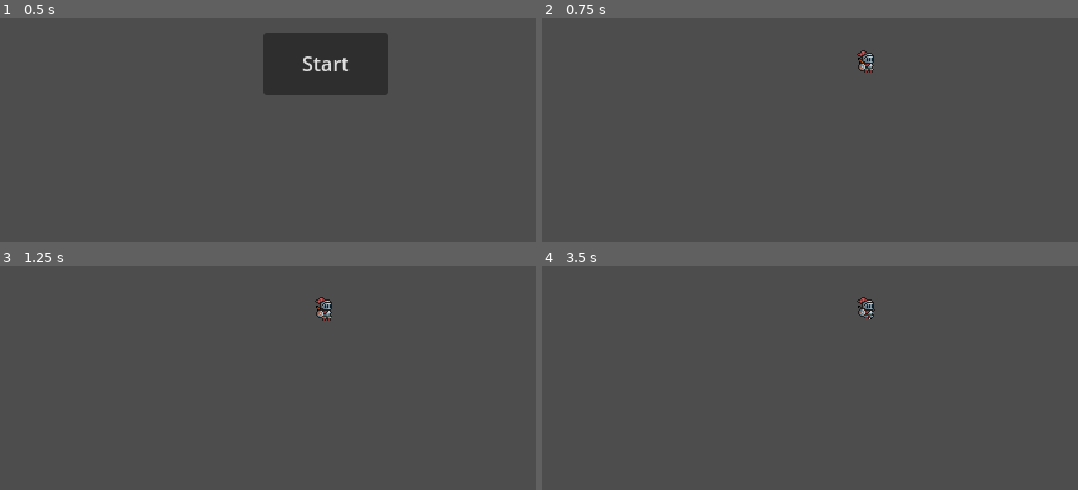
Above: before the commit, frames 1-4 (two rows, left to right).
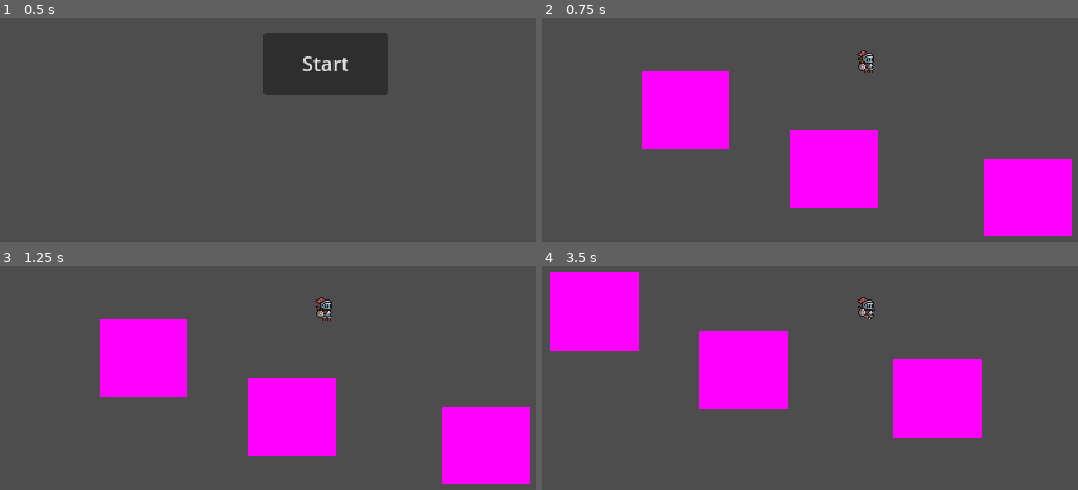
Above: after the commit, the same moments.

Repository: banbaban43/project-rpg
Game: Godot game, scene res://Scenes/main_menu.tscn
Two runs of this game, one before a commit and one after it. Both use one fixed random seed, a clock stepped at 60 frames per second and the inputs below.
Inputs (mouse positions are in pixels of both pictures, inside the frame that each line leads up to):
- Up to frame 1 (0.5 s): no input
- Up to frame 2 (0.75 s): click "Start" at 0.5 s
- Up to frame 3 (1.25 s): no input
- Up to frame 4 (3.5 s): tap Enter at 1.25 s; move the mouse to (1045, 288) at 1.27 s; press the mouse at (1045, 288) at 1.28 s; hold D (move_right) 1.28-2.03 s; move the mouse to (708, 335) at 2.02 s; release the mouse at (708, 335) at 2.03 s; hold S (move_down) 2.03-2.78 s; click (708, 335) at 2.1 s; move the mouse to (outside the picture) at 2.77 s; press the mouse at (outside the picture) at 2.78 s; hold D (move_right) from 2.78 s (still down)

Frame 1 is identical in both runs. In frame 2, 17% of the frame differs, in the area x 18-99%, y 23-98%; in frame 3, 17%; in frame 4, 17%, in the area x 1-83%, y 2-77%.

Commit message:
stared on animations

Diff:
--- /dev/null
+++ b/Animation Testings/character_2d.tscn
@@ -0,0 +1,52 @@
+[gd_scene load_steps=3 format=3 uid="uid://rs8j12frjs24"]
+
+[ext_resource type="Texture2D" uid="uid://cuotxqwrgy4vs" path="res://Class/Hero/KnightSprites/Knight-Body-Sheet.png" id="1_7d8wr"]
+
+[sub_resource type="CapsuleShape2D" id="CapsuleShape2D_rrgdl"]
+
+[node name="Character2D" type="CharacterBody2D"]
+
+[node name="CollisionShape2D" type="CollisionShape2D" parent="."]
+visible = false
+shape = SubResource("CapsuleShape2D_rrgdl")
+
+[node name="Sprite2D" type="Sprite2D" parent="."]
+visible = false
+scale = Vector2(2.71, 2.71)
+texture = ExtResource("1_7d8wr")
+hframes = 11
+vframes = 8
+
+[node name="Head" type="Polygon2D" parent="."]
+polygon = PackedVector2Array(10, -1, 14, -3, 14, -19, 8, -24, -6, -24, -13, -17, -13, -6, -8, -1)
+
+[node name="ArmL" type="Polygon2D" parent="."]
+position = Vector2(8.360939, 0.99999994)
+rotation = 3.1415927
+scale = Vector2(1.0865036, -1)
+color = Color(1, 0.69411767, 1, 1)
+offset = Vector2(8, -1)
+polygon = PackedVector2Array(-9, -1, -13, 2, -13, 5.4568176, -13, 12, -9, 12, -8, 0)
+
+[node name="Body" type="Polygon2D" parent="."]
+color = Color(0.6862745, 1, 1, 1)
+polygon = PackedVector2Array(-8, -1, 9, -1, 11, 1, 11, 13, -9, 13, -9, 0)
+
+[node name="ArmR" type="Polygon2D" parent="."]
+position = Vector2(2.5999994, 0)
+scale = Vector2(1.2, 1)
+color = Color(1, 0.69411767, 1, 1)
+polygon = PackedVector2Array(-9, -1, -13, 2, -13, 12, -9, 12, -8, 0)
+
+[node name="LegR" type="Polygon2D" parent="."]
+color = Color(1, 1, 0.78431374, 1)
+polygon = PackedVector2Array(1, 14, 0, 19, -8, 19, -8, 13, 1, 13)
+
+[node name="LegL" type="Polygon2D" parent="."]
+color = Color(1, 1, 0.78431374, 1)
+polygon = PackedVector2Array(3, 13, 3, 14, 4, 19, 11, 19, 11, 13)
+
+[node name="Torso" type="Bone2D" parent="."]
+position = Vector2(2, 13.000001)
+rotation = -1.5784118
+scale = Vector2(0.99999994, 0.99999994)
--- a/Scenes/character_body_2d.tscn
+++ b/Scenes/character_body_2d.tscn
@@ -168,6 +168,69 @@
 "name": &"walk",
 "speed": 5.0
 }]
+
+[sub_resource type="Animation" id="Animation_it8n0"]
+length = 0.001
+tracks/0/type = "value"
+tracks/0/imported = false
+tracks/0/enabled = true
+tracks/0/path = NodePath("AnimatedSprite2D:animation")
+tracks/0/interp = 1
+tracks/0/loop_wrap = true
+tracks/0/keys = {
+"times": PackedFloat32Array(0),
+"transitions": PackedFloat32Array(1),
+"update": 1,
+"values": [&"idle"]
+}
+tracks/1/type = "value"
+tracks/1/imported = false
+tracks/1/enabled = true
+tracks/1/path = NodePath("AnimatedSprite2D:frame")
+tracks/1/interp = 1
+tracks/1/loop_wrap = true
+tracks/1/keys = {
+"times": PackedFloat32Array(0),
+"transitions": PackedFloat32Array(1),
+"update": 1,
+"values": [0]
+}
+tracks/2/type = "value"
+tracks/2/imported = false
+tracks/2/enabled = true
+tracks/2/path = NodePath("Sprite2D:position")
+tracks/2/interp = 1
+tracks/2/loop_wrap = true
+tracks/2/keys = {
+"times": PackedFloat32Array(0),
+"transitions": PackedFloat32Array(1),
+"update": 0,
+"values": [Vector2(6, -0.999999)]
+}
+tracks/3/type = "value"
+tracks/3/imported = false
+tracks/3/enabled = true
+tracks/3/path = NodePath("Sprite2D:rotation")
+tracks/3/interp = 1
+tracks/3/loop_wrap = true
+tracks/3/keys = {
+"times": PackedFloat32Array(0),
+"transitions": PackedFloat32Array(1),
+"update": 0,
+"values": [0.986535]
+}
+tracks/4/type = "value"
+tracks/4/imported = false
+tracks/4/enabled = true
+tracks/4/path = NodePath("Sprite2D:visible")
+tracks/4/interp = 1
+tracks/4/loop_wrap = true
+tracks/4/keys = {
+"times": PackedFloat32Array(0),
+"transitions": PackedFloat32Array(1),
+"update": 1,
+"values": [false]
+}
 
 [sub_resource type="Animation" id="Animation_88kja"]
 resource_name = "attack"
@@ -231,69 +294,6 @@
 "transitions": PackedFloat32Array(1, 1, 1, 1),
 "update": 1,
 "values": [false, true, true, false]
-}
-
-[sub_resource type="Animation" id="Animation_it8n0"]
-length = 0.001
-tracks/0/type = "value"
-tracks/0/imported = false
-tracks/0/enabled = true
-tracks/0/path = NodePath("AnimatedSprite2D:animation")
-tracks/0/interp = 1
-tracks/0/loop_wrap = true
-tracks/0/keys = {
-"times": PackedFloat32Array(0),
-"transitions": PackedFloat32Array(1),
-"update": 1,
-"values": [&"idle"]
-}
-tracks/1/type = "value"
-tracks/1/imported = false
-tracks/1/enabled = true
-tracks/1/path = NodePath("AnimatedSprite2D:frame")
-tracks/1/interp = 1
-tracks/1/loop_wrap = true
-tracks/1/keys = {
-"times": PackedFloat32Array(0),
-"transitions": PackedFloat32Array(1),
-"update": 1,
-"values": [0]
-}
-tracks/2/type = "value"
-tracks/2/imported = false
-tracks/2/enabled = true
-tracks/2/path = NodePath("Sprite2D:position")
-tracks/2/interp = 1
-tracks/2/loop_wrap = true
-tracks/2/keys = {
-"times": PackedFloat32Array(0),
-"transitions": PackedFloat32Array(1),
-"update": 0,
-"values": [Vector2(6, -0.999999)]
-}
-tracks/3/type = "value"
-tracks/3/imported = false
-tracks/3/enabled = true
-tracks/3/path = NodePath("Sprite2D:rotation")
-tracks/3/interp = 1
-tracks/3/loop_wrap = true
-tracks/3/keys = {
-"times": PackedFloat32Array(0),
-"transitions": PackedFloat32Array(1),
-"update": 0,
-"values": [0.986535]
-}
-tracks/4/type = "value"
-tracks/4/imported = false
-tracks/4/enabled = true
-tracks/4/path = NodePath("Sprite2D:visible")
-tracks/4/interp = 1
-tracks/4/loop_wrap = true
-tracks/4/keys = {
-"times": PackedFloat32Array(0),
-"transitions": PackedFloat32Array(1),
-"update": 1,
-"values": [false]
 }
 
 [sub_resource type="Animation" id="Animation_gbyq6"]
--- a/Scenes/game.tscn
+++ b/Scenes/game.tscn
@@ -1,9 +1,31 @@
-[gd_scene load_steps=3 format=3 uid="uid://yqbn6mltfl4n"]
+[gd_scene load_steps=4 format=3 uid="uid://yqbn6mltfl4n"]
 
 [ext_resource type="Script" uid="uid://dm5frfr3pamgs" path="res://Scenes/game.gd" id="1_ebmjs"]
 [ext_resource type="PackedScene" uid="uid://c4wb0vljtggxq" path="res://Scenes/character_body_2d.tscn" id="2_qxrlw"]
+
+[sub_resource type="PlaceholderTexture2D" id="PlaceholderTexture2D_qxrlw"]
 
 [node name="Game" type="Node2D"]
 script = ExtResource("1_ebmjs")
 
 [node name="CharacterBody2D" parent="." instance=ExtResource("2_qxrlw")]
+
+[node name="Sprite2D2" type="Sprite2D" parent="."]
+position = Vector2(-8658, -483)
+scale = Vector2(4970.252, 3906.25)
+texture = SubResource("PlaceholderTexture2D_qxrlw")
+
+[node name="Sprite2D" type="Sprite2D" parent="."]
+position = Vector2(-146, 37.000015)
+scale = Vector2(70.500015, 62.5)
+texture = SubResource("PlaceholderTexture2D_qxrlw")
+
+[node name="Sprite2D3" type="Sprite2D" parent="."]
+position = Vector2(-26.999985, 84)
+scale = Vector2(70.500015, 62.5)
+texture = SubResource("PlaceholderTexture2D_qxrlw")
+
+[node name="Sprite2D4" type="Sprite2D" parent="."]
+position = Vector2(128, 107)
+scale = Vector2(70.500015, 62.5)
+texture = SubResource("PlaceholderTexture2D_qxrlw")
--- a/project.godot
+++ b/project.godot
@@ -12,7 +12,7 @@
 
 config/name="Project RPG"
 run/main_scene="uid://bjt1jb850aavd"
-config/features=PackedStringArray("4.4", "GL Compatibility")
+config/features=PackedStringArray("4.5", "GL Compatibility")
 config/icon="res://icon.svg"
 
 [display]
Not shown, changed: Class/Hero/KnightSprites/Knight-Body-Sheet.png.import
Not shown, changed: Class/Hero/KnightSprites/Knight-Weapon-Sheet.png.import
Not shown, changed: Class/Hero/KnightSprites/sword_01b.png.import
Not shown, changed: icon.svg.import
